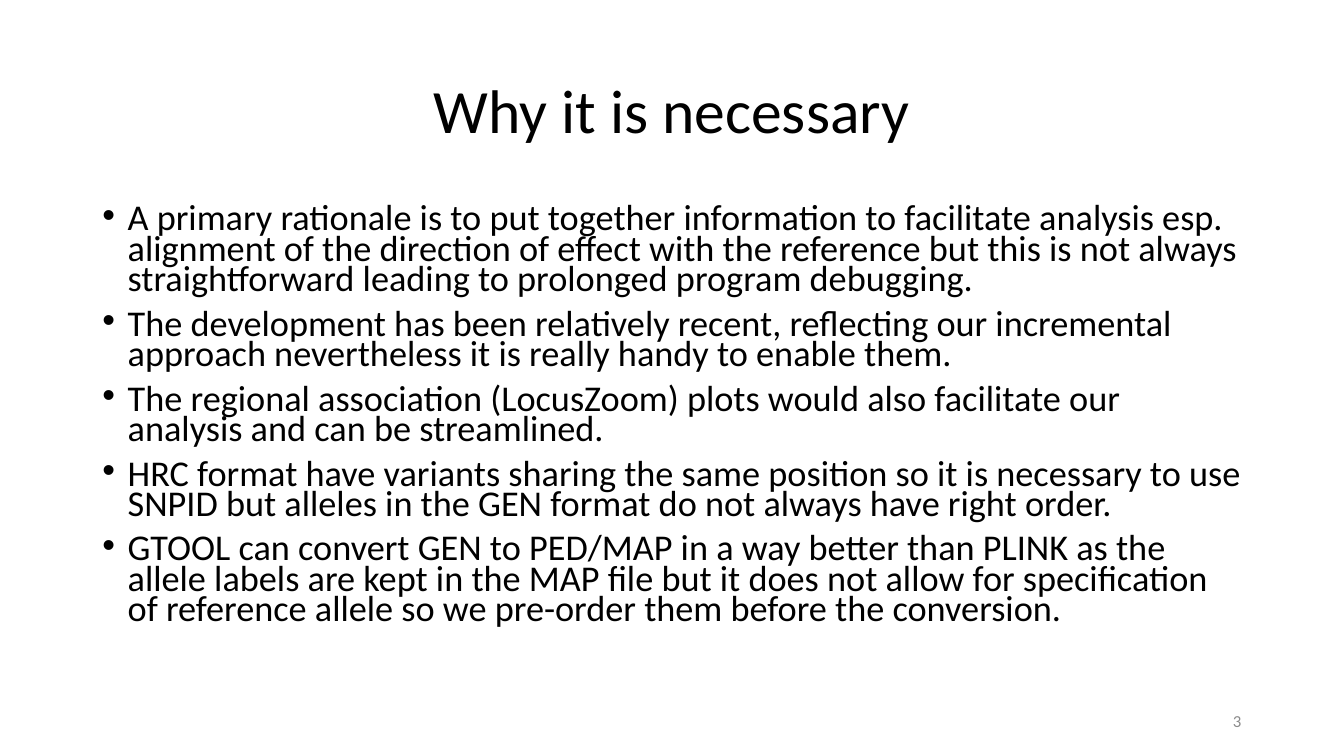
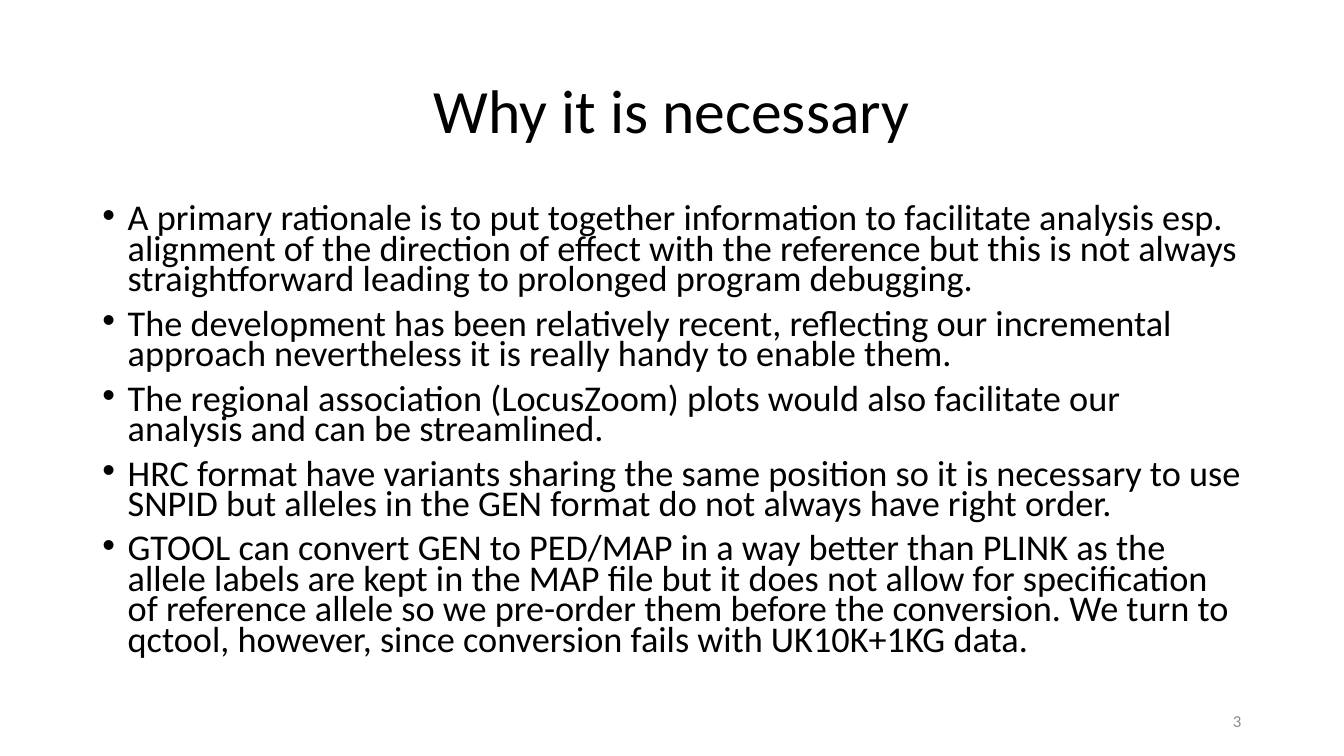
Before and after one commit to jinghuazhao/FM-pipeline, a slide deck: slide 3 of README.pptx. Drawn at 1344x756 pixels with LibreOffice and Linux fonts; fonts in the diff are those of the drawing. Boxes give left, top, right and bottom in pixels: in the first picture for what was removed or moved away, otherwise in the second. Text is boxed around its words. In the diff, an @@ line names an element or a change of style, - is before the commit and + after.

```diff
--- a/README.pptx
+++ b/README.pptx
@@ text at box(128, 534, 1229, 658): text changed @@
-• GTOOL can convert GEN to PED/MAP in a way better than PLINK as the allele labels are kept in the MAP file but it does not allow for specification of reference allele so we pre-order them before the conversion.
+• GTOOL can convert GEN to PED/MAP in a way better than PLINK as the allele labels are kept in the MAP file but it does not allow for specification of reference allele so we pre-order them before the conversion. We turn to qctool, however, since conversion fails with UK10K+1KG data.
```
Also in this commit, not shown: 8 other slides changed.
